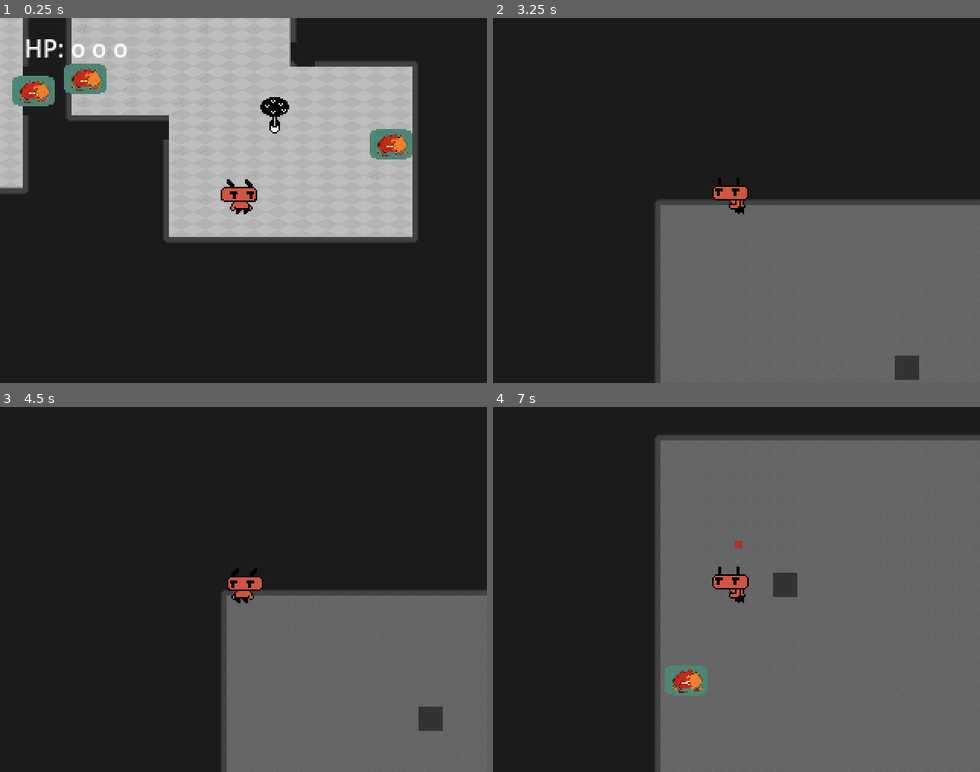
Above: before the commit, frames 1-4 (two rows, left to right).
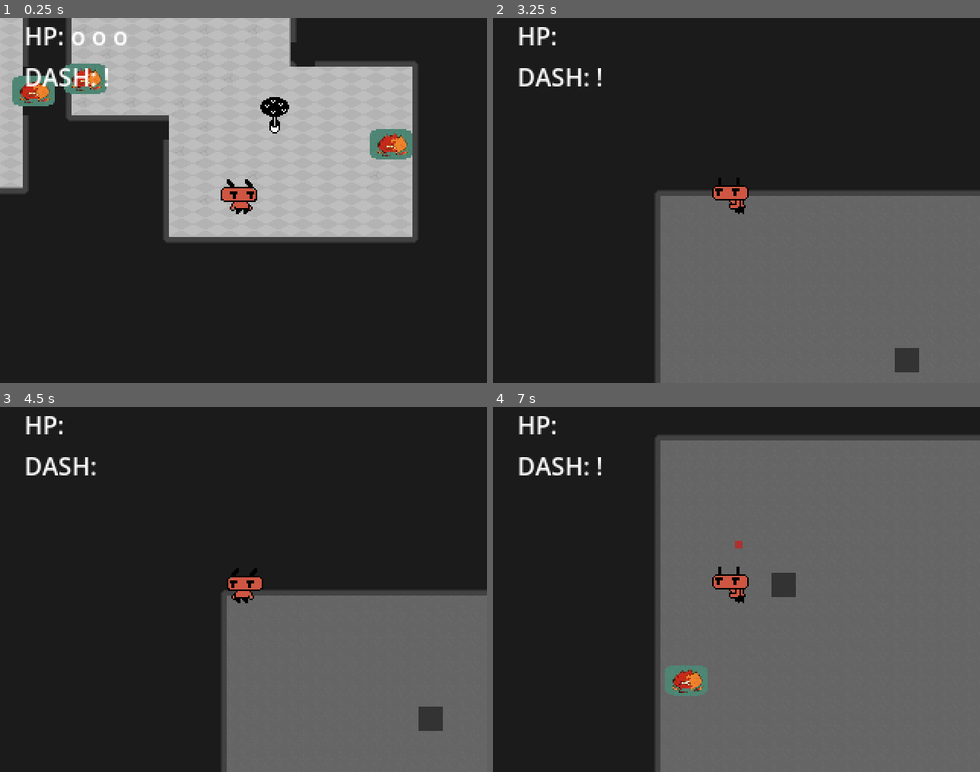
Above: after the commit, the same moments.

Repository: dead-rabbit-studio/hell-scout
Game: Godot game, scene res://main_game.tscn
The game is run twice, just before and just after one commit, with the same random seed, the same clock (stepped at 60 frames per second) and the same inputs.
Inputs:
- Up to frame 1 (0.25 s): no input
- Up to frame 2 (3.25 s): tap Enter at 0.5 s; hold Right (move_right) 0.53-1.28 s; tap J (dash) at 0.6, 1.55, 2.85 s; tap E (interact) at 0.8, 1.35, 2.3 s; hold Down (move_down) 1.28-2.03 s; hold Right (move_right) 2.03-2.78 s; tap Space (attack) at 2.1 s; hold Up (move_up) from 2.78 s (still down)
- Up to frame 3 (4.5 s): release Up (move_up) at 3.53 s; hold Left (move_left) from 3.53 s (still down); tap E (interact) at 3.6 s; tap Space (attack) at 4.25 s; tap J (dash) at 4.35 s
- Up to frame 4 (7 s): tap Enter at 5 s; release Left (move_left) at 5.03 s; hold Down (move_down) 5.03-5.78 s; tap E (interact) at 5.1, 6.8 s; hold Right (move_right) 5.78-6.53 s; tap Space (attack) at 5.85 s; tap J (dash) at 6.05, 6.6 s; hold Up (move_up) from 6.53 s (still down)

The runs differ from the first frame. In frame 1, 1.0% of the frame differs, in the area x 5-26%, y 2-19%; in frame 2, 3.1%, in the area x 5-100%, y 2-100%; in frame 3, 0.6%; in frame 4, 0.7%.

Commit message:
feat: add dash info to hud

Diff:
--- a/levels/level.gd
+++ b/levels/level.gd
@@ -3,6 +3,8 @@
 
 signal level_status_change(int)
 signal player_health_changed(int)
+signal dash_state_changed(bool)
+signal dash_attempt_blocked()
 
 @export var player: Player
 @export var mob_spawner: Timer
@@ -13,31 +15,40 @@
 func _enter_tree() -> void:
 	player.health.depleted.connect(_on_player_health_depleted)
 	player.health_changed.connect(_on_player_health_changed)
+	player.dash_state_changed.connect(_on_dash_state_changed)
+	player.dash_attempt_blocked.connect(_on_dash_attempt_blocked)
+
 
 func _on_gun_gun_was_fired(bullet: RigidBody2D) -> void:
 	add_child(bullet)
+
 
 func _on_mob_spawner_timeout() -> void:
 	print_debug("new enemy added")
 	_spawn_creeper()
 
+
 func _on_player_health_depleted() -> void:
 	_game_over()
+
 
 func _kill_all_mobs():
 	for child in self.get_children():
 		if child.has_method("die"):
 			child.die()
 
+
 func _game_over() -> void:
 	print_debug("level finished")
 	level_status_change.emit(LevelStatus.LOST)
 	mob_spawner.stop()
 
+
 func _spawn_creeper() -> void:
 	var creeper: Creeper = CreeperClass.instantiate()
 	creeper.position = _get_spawn_position_inside_area(player.global_position, 50)
 	add_child(creeper)
+
 
 func _get_spawn_position_inside_area(player_position:Vector2, radius: float) -> Vector2:
 	var random_angle = randf() * PI * 2
@@ -47,8 +58,18 @@
 
 	return Vector2(x, y)
 
+
 func  _on_player_health_changed(current_hp: int) -> void:
 	player_health_changed.emit(current_hp)
 
+
 func _on_interactable_on_interaction_area_entered() -> void:
 	pass # Replace with function body.
+
+
+func _on_dash_state_changed(is_dashing: bool) -> void:
+	dash_state_changed.emit(is_dashing)
+
+
+func _on_dash_attempt_blocked() -> void:
+	dash_attempt_blocked.emit()
--- a/main_game.gd
+++ b/main_game.gd
@@ -3,22 +3,40 @@
 @export var level: LevelController
 @export var player_hud: PlayerHUD
 
+var dash_blocked_warning_cooldown_timer: float = 0.1
+var dash_blocked_warning_cooldown: float = 0.0
+
 @onready var gameOverLabel:Label = $GUI/GameOverScreen/GameOverLabel
 
+func _process(delta: float) -> void:
+	dash_blocked_warning_cooldown -= delta
+
 func _enter_tree() -> void:
-    level.player_health_changed.connect(_on_player_health_changed)
+	level.player_health_changed.connect(_on_player_health_changed)
+	level.dash_state_changed.connect(_on_dash_state_changed)
+	level.dash_attempt_blocked.connect(_on_dash_attempt_blocked)
 
 func on_game_over():
-    gameOverLabel.visible = true
+	gameOverLabel.visible = true
 
 
 func _on_gun_gun_was_fired(bullet: Node2D) -> void:
-    add_child(bullet)
+	add_child(bullet)
 
 
 func _on_level_level_status_change(levelStatus: int) -> void:
-    if(levelStatus == LevelStatus.LOST):
-        on_game_over()
+	if(levelStatus == LevelStatus.LOST):
+		on_game_over()
+
 
 func _on_player_health_changed(current_hp: int) -> void:
-    player_hud.update_hp(current_hp)
+	player_hud.update_hp(current_hp)
+
+
+func _on_dash_state_changed(is_dashing: bool):
+	print("dash state changed")
+	player_hud.dash_state_changed(is_dashing)
+
+
+func _on_dash_attempt_blocked():
+	player_hud.dash_attempt_blocked()
--- a/main_game.tscn
+++ b/main_game.tscn
@@ -254,6 +254,7 @@
 player_hud = NodePath("GUI/PlayerHUD")
 
 [node name="Level" type="Node2D" parent="." node_paths=PackedStringArray("player", "mob_spawner")]
+position = Vector2(-1, 0)
 script = ExtResource("2_igq84")
 player = NodePath("Player")
 mob_spawner = NodePath("MobSpawner")
@@ -293,7 +294,7 @@
 script = ExtResource("6_f0rfs")
 
 [node name="Interactable" type="Area2D" parent="Level/Tree"]
-position = Vector2(1, 0)
+position = Vector2(-1, 0)
 collision_layer = 0
 script = ExtResource("7_t4u6m")
 
@@ -332,15 +333,27 @@
 [node name="GUI" type="CanvasLayer" parent="."]
 metadata/_edit_use_anchors_ = true
 
-[node name="PlayerHUD" type="MarginContainer" parent="GUI" node_paths=PackedStringArray("hp_label")]
+[node name="PlayerHUD" type="MarginContainer" parent="GUI" node_paths=PackedStringArray("hp_label", "dash_label", "warning_cooldown_timer")]
 offset_right = 85.0
 offset_bottom = 40.0
 theme_override_constants/margin_left = 16
 script = ExtResource("12_aomqu")
-hp_label = NodePath("HP")
-
-[node name="HP" type="Label" parent="GUI/PlayerHUD"]
+hp_label = NodePath("VBoxContainer/HP")
+dash_label = NodePath("VBoxContainer/DashLabel")
+warning_cooldown_timer = NodePath("VBoxContainer/DashWarningCoolDown")
+
+[node name="VBoxContainer" type="VBoxContainer" parent="GUI/PlayerHUD"]
 layout_mode = 2
+
+[node name="HP" type="Label" parent="GUI/PlayerHUD/VBoxContainer"]
+layout_mode = 2
+text = "HP"
+
+[node name="DashLabel" type="Label" parent="GUI/PlayerHUD/VBoxContainer"]
+layout_mode = 2
+text = "DASH: !"
+
+[node name="DashWarningCoolDown" type="Timer" parent="GUI/PlayerHUD/VBoxContainer"]
 
 [node name="GameOverScreen" type="CenterContainer" parent="GUI"]
 anchors_preset = 8
--- a/player/scouter/dash_controller.gd
+++ b/player/scouter/dash_controller.gd
@@ -1,22 +1,25 @@
 class_name  DashController
 extends Node
+
+signal dash_state_changed(bool)
+signal dash_attempt_blocked()
 
 @export var dash_speed:float = 1200.0
 @export var cooldown:float = 0.6
 @export var dash_duration:float = 0.14
-
-@onready var dash_duration_timer: float = dash_duration
 
 var is_dashing: bool = false
 
 var _is_on_dash_cooldown: bool = false
 var _cooldown_timer: float = 0.0
 
+@onready var dash_duration_timer: float = dash_duration
+
 func _process(delta: float) -> void:
 	if dash_duration_timer > 0:
 		dash_duration_timer -= delta
-	else:
-		is_dashing = false
+	if is_dashing && dash_duration_timer <= 0:
+		_change_dash_state(false)
 
 	_handle_cooldown_timer(delta)
 
@@ -25,10 +28,16 @@
 	if not _is_on_dash_cooldown:
 		dash_duration_timer = dash_duration
 		_cooldown_timer = cooldown
-		is_dashing = true
+		_change_dash_state(true)
 		_is_on_dash_cooldown = true
 	else:
+		dash_attempt_blocked.emit()
 		print("player can`t dash, because its on cooldown")
+
+
+func _change_dash_state(is_available: bool):
+	is_dashing = is_available
+	dash_state_changed.emit(is_available)
 
 
 func _handle_cooldown_timer(delta: float) -> void:
@@ -39,4 +48,4 @@
 
 
 func _on_dash_duration_timer_timeout() -> void:
-	is_dashing = false
+	_change_dash_state(false)
--- a/player/scouter/player.gd
+++ b/player/scouter/player.gd
@@ -1,11 +1,10 @@
 class_name Player extends CharacterBody2D
 
 signal health_changed(int)
+signal dash_state_changed(bool)
+signal dash_attempt_blocked()
 signal changed_direction(direction: Vector2)
 signal object_collected()
-
-@onready var animation_tree: AnimationTree = $AnimationTree
-@onready var interactor: Interactor = $Interactor
 
 @export var speed:float = 400.0
 @export var dash_speed:float  = 1200.0
@@ -23,6 +22,8 @@
 var _melee_attack_scene = preload(R.scenes.melee_attack)
 var _current_melee_attack: Area2D = null
 
+@onready var animation_tree: AnimationTree = $AnimationTree
+@onready var interactor: Interactor = $Interactor
 
 func take_damage(damage: float):
 	health.damage(damage)
@@ -36,6 +37,11 @@
 		_current_melee_attack.queue_free()
 		_current_melee_attack = null
 	animation_tree.active = false
+
+
+func _enter_tree() -> void:
+	dash_controller.dash_state_changed.connect(_on_dash_state_changed)
+	dash_controller.dash_attempt_blocked.connect(_on_dash_attempt_blocked)
 
 
 func _ready() -> void :
@@ -56,7 +62,6 @@
 	if _current_direction_vector != _last_direction and _current_direction_vector != Vector2.ZERO:
 		_last_direction = _current_direction_vector
 		changed_direction.emit(_last_direction)
-
 
 	var current_speed = 0
 	if dash_controller.is_dashing:
@@ -104,3 +109,11 @@
 
 func _on_controller_dash() -> void:
 	dash_controller.dash()
+
+
+func _on_dash_state_changed(is_dashing: bool) -> void:
+	dash_state_changed.emit(is_dashing)
+
+
+func _on_dash_attempt_blocked() -> void:
+	dash_attempt_blocked.emit()
--- a/player/scouter/player.tscn
+++ b/player/scouter/player.tscn
@@ -365,9 +365,6 @@
 autostart = true
 
 [node name="DashController" parent="." instance=ExtResource("9_kq2vb")]
-dash_speed = 1200.0
-cooldown = 0.6
-dash_duration = 0.14
 
 [connection signal="depleted" from="Health" to="." method="_on_health_depleted"]
 [connection signal="interacted" from="Interactor" to="." method="_on_interactor_interacted"]
--- a/player_hud.gd
+++ b/player_hud.gd
@@ -1,17 +1,55 @@
 class_name PlayerHUD
 extends MarginContainer
 
+const hp_label_text: String = "HP: "
+const dash_label_text: String = "DASH: "
+
+const DEFAULT_DASH_COLOR: Color = Color(1, 1, 1)
+const WARNING_DASH_COLOR: Color = Color(1, 0, 0)
+
 @export var hp_label: Label
+@export var dash_label: Label
+@export var warning_cooldown_timer: Timer
+
+var dash_blocked_warning_cooldown_timer: float = .1
+var current_dash_color: Color = DEFAULT_DASH_COLOR
+
+
+func _enter_tree() -> void:
+    warning_cooldown_timer.timeout.connect(_on_warning_cooldown_timer_timeout)
 
 
 func update_hp(current_hp: int):
     hp_label.text = _format_hp(current_hp)
 
+
+func dash_state_changed(is_dashing: bool):
+    print("dash state changed: ", is_dashing)
+    if is_dashing:
+        dash_label.text = dash_label_text
+    else :
+        dash_label.text = dash_label_text + "!"
+
+
+func dash_attempt_blocked():
+    warning_cooldown_timer.start(dash_blocked_warning_cooldown_timer)
+    _update_dash_warning_color(WARNING_DASH_COLOR)
+
+
 func _format_hp(current_hp: int) -> String:
     var hp_marks = ""
     if current_hp <= 0:
-        return ""
+        return hp_label_text
     for i in current_hp:
         hp_marks += "o "
 
-    return "HP: " + hp_marks
+    return  hp_label_text + hp_marks
+
+
+func _update_dash_warning_color(color: Color) -> void:
+    current_dash_color = color
+    dash_label.add_theme_color_override("font_color", current_dash_color)
+
+
+func _on_warning_cooldown_timer_timeout() -> void:
+    _update_dash_warning_color(DEFAULT_DASH_COLOR)
